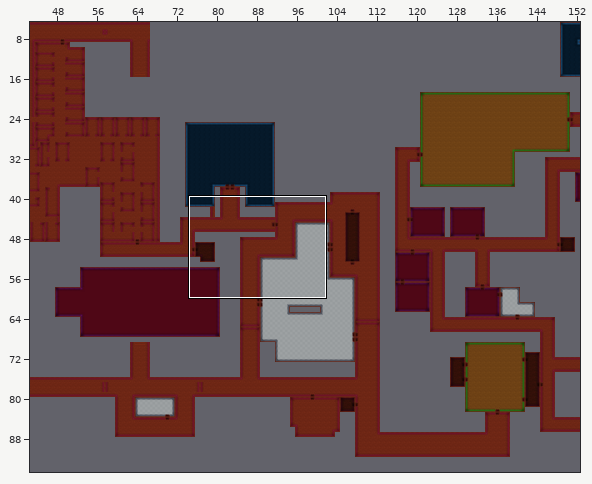
Tiled map: Assets/Tiled/3F-M.tmx. The picture above shows the old version from afar; the outline marks the close-up.
Close-up. The starting point:
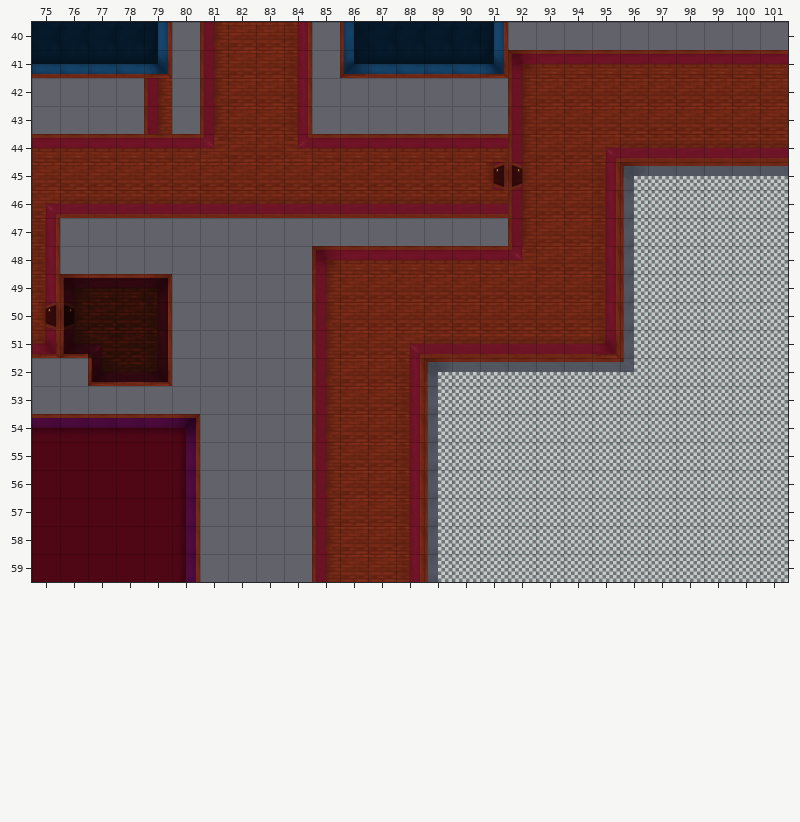
Cells are 128x128 px. Shown: x 75..101, y 40..59. The commit also changed other parts of the map, which this record leaves out.
After:
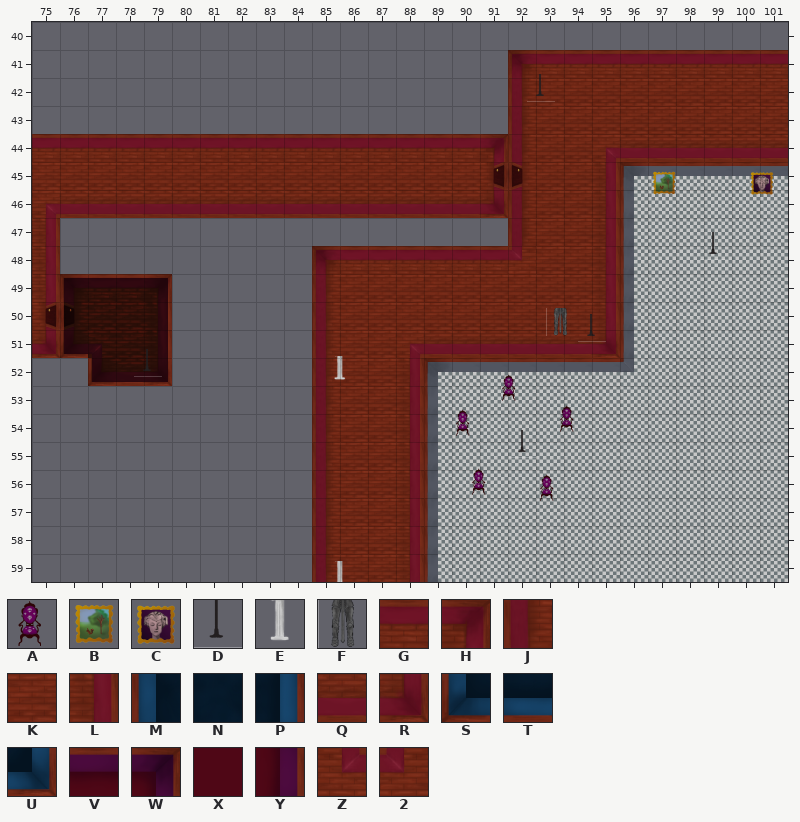
Key: from "Obj_Tileset": A 0, B 4, C 5, D 21, E 40, F 42; from "Tileset1": G 1 "HallN", H 2 "HallInNE", J 20 "HallW", K 21 "HallFloor", L 22 "HallE", M 23 "Bed1W", N 24 "Bed1Floor", P 25 "Bed1E", Q 41 "HallS", R 42 "HallInSE", S 43 "Bed1InSW", T 44 "Bed1S", U 45 "Bed1InSE", V 64 "Bed2N", W 65 "Bed2InNE", X 84 "Bed2Floor", Y 85 "Bed2E", Z 146 "HallOutNE", 2 147 "HallOutNW".
_ is an empty cell.
Objects are placed by their top-left corner, in cells (3,4 is the top-left corner of cell 3,4); size is 1x1 cell unless given.
Tiles replaced or removed in this view: 2, G, J, K, L, M, N, P, Q, S, T, U, V, W, X, Y, Z.
The edit:
Changed rows in their new state; . is an unchanged cell.
Layer "Tile Layer 1":
first column x 75:
40 _____.____.______
41 _____.____.______
42 ...._.____.......
43 ...._.____.......
44 ......GGGG......H
46 ................R
first column x 75:
54 ______
55 ______
56 ______
57 ______
58 ______
59 ______
Layer "Lamps" (added):
added: D "Lamp" at 92.7,41.9
added: D "Lamp" at 98.8,47.5
added: D "Lamp" at 94.5,50.4
added: D "Lamp" at 78.7,51.7
added: D "Lamp" at 92,54.6
Layer "Chairs" (added):
added: B "Chair" at 97.1,45.2
added: C "Chair" at 100.6,45.2
added: F "Chair" at 93.4,50.2
added: E "Chair" at 85.5,51.9
added: A "Chair" at 91.6,52.6
added: A "Chair" at 93.6,53.7
added: A "Chair" at 89.9,53.8
added: A "Chair" at 90.5,55.9
added: A "Chair" at 92.9,56.1
added: E "Chair" at 85.5,59.2
